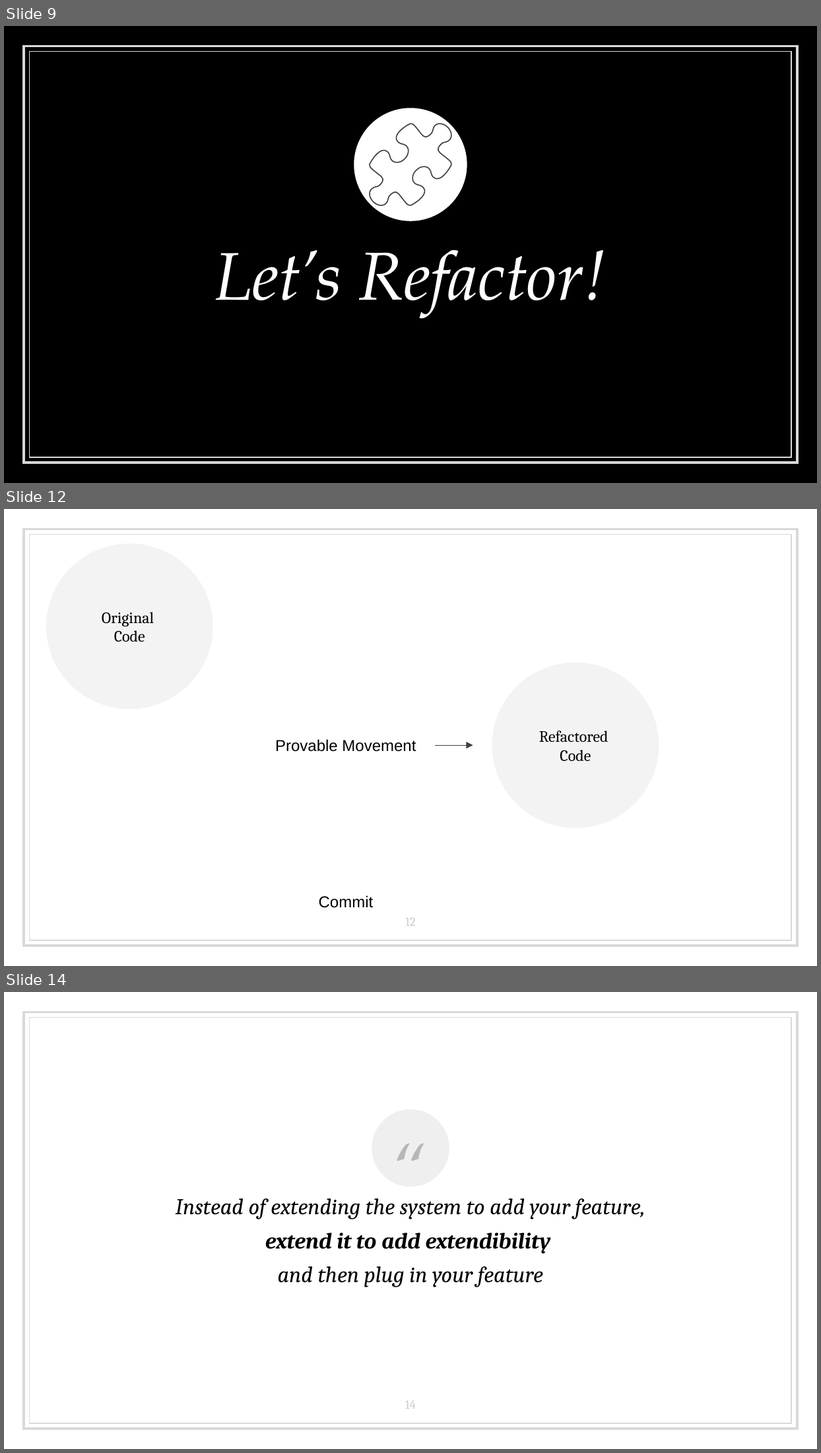
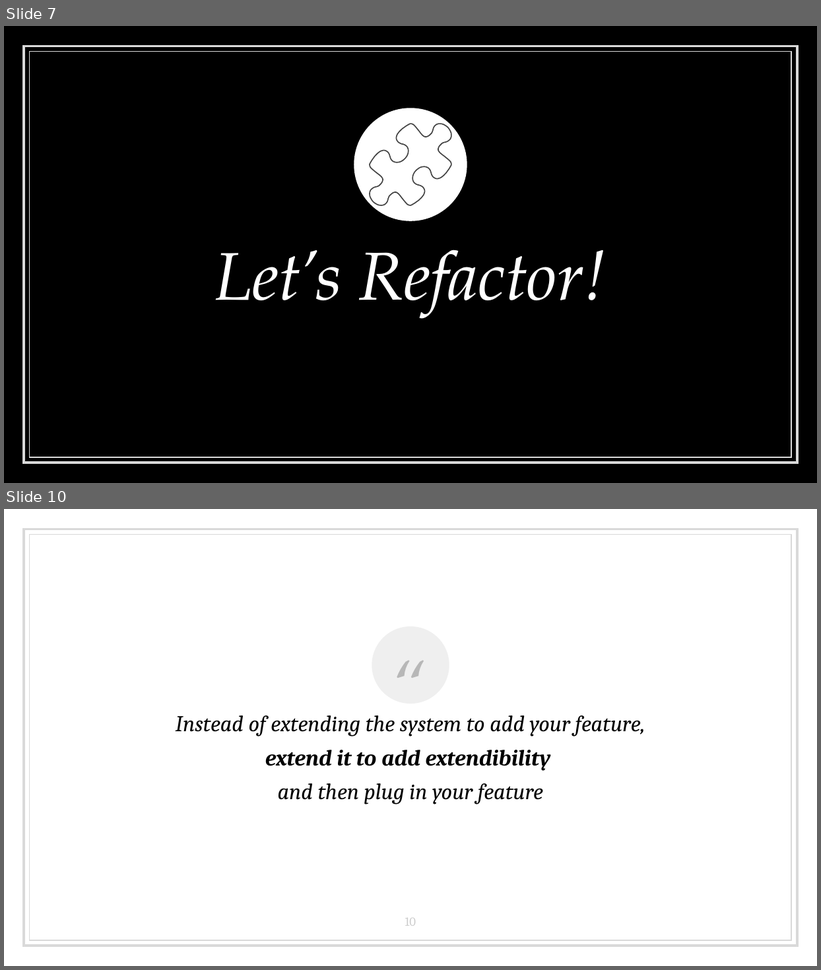
Before and after one commit to LearnWithLlew/RefactoringToCleanerCode.Slides, a slide deck: RefactoringToCleanerCode-In Person.pptx. Shown one above the other, each under a label of ours: slides 9, 12 and 14 before the commit, slides 7 and 10 after it; the slides between them are not shown. The pictures are 821x1453 and 821x970 pixels, drawn with LibreOffice and Linux fonts; fonts in the diff are those of the drawing. Boxes give left, top, right and bottom in pixels: in the first picture for what was removed or moved away, otherwise in the second. Text is boxed around its words. In the diff, an @@ line names an element or a change of style, - is before the commit and + after.

```diff
--- a/RefactoringToCleanerCode-In Person.pptx
+++ b/RefactoringToCleanerCode-In Person.pptx
@@ slide 12 removed at (4,509,817,966), background #FFFFFF; not listed: 2 template elements that a slide beside it also shows @@
@@ ellipse removed at (46,544,213,710) @@
-Original
-Code
@@ ellipse removed at (492,663,659,828) @@
-Refactored
-Code
@@ text removed at (275,739,416,752) @@
-Provable Movement
@@ arrow removed from (435, 746) to (473, 746) @@
@@ text removed at (319,896,374,908) @@
-Commit
@@ page number removed at (405,918,416,926) @@
-12
@@ what was slide 9 is now slide 7 @@
@@ what was slide 14 is now slide 10 @@
@@ page number at (405,918,416,926): text changed @@
-14
+10
```
Also in this commit, not shown: 2 slides changed, 2 slides added, 5 other slides removed.
